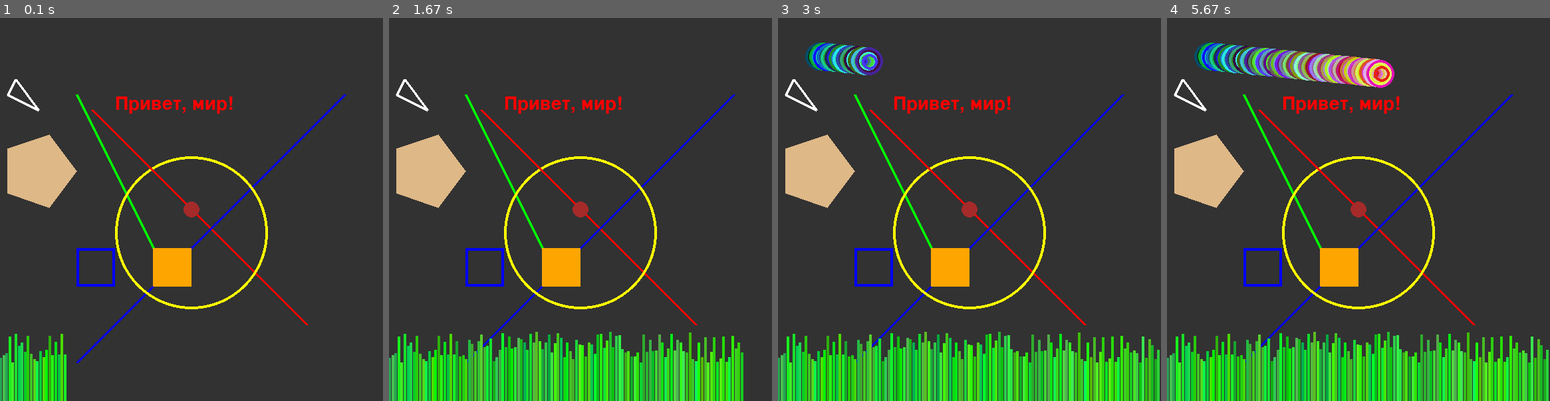
Above: before the commit, frames 1-4 (left to right).
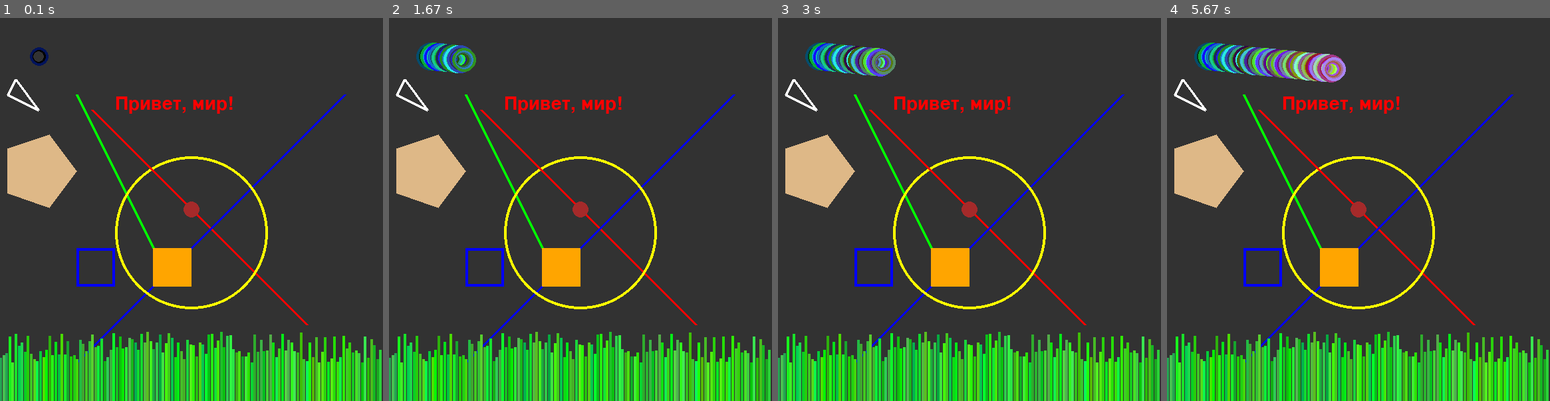
Above: after the commit, the same moments.

Repository: ShashkovS/drawzero
Game: pygame game, started from examples/simple_objects.py
The game is run twice, just before and just after one commit, with the same random seed, the same clock (stepped at 60 frames per second) and the same inputs.
Inputs:
- Up to frame 1 (0.1 s): no input
- Up to frame 2 (1.67 s): no input
- Up to frame 3 (3 s): no input
- Up to frame 4 (5.67 s): no input

The runs differ from the first frame. In frame 1, 10% of the frame differs, in the area x 7-100%, y 7-100%; in frame 2, 1.8%; in frame 3, 0.5%; in frame 4, 1.3%.

Commit message:
feat: optimizations, animations

Diff:
--- a/drawzero/__init__.py
+++ b/drawzero/__init__.py
@@ -1,6 +1,20 @@
-"""Draw Zero, a zero-boilerplate graphing library for education.
+"""
+Draw Zero, a zero-boilerplate graphing library for education.
+
+Functions:
+line(color='red', start=(100, 100), end=(200, 200))
+circle(color='red', pos=(100, 100), radius=10)
+filled_circle(color='red', pos=(100, 100), radius=10)
+rect(color='red', pos=(100, 100), width=500, height=200)
+filled_rect(color='red', pos=(100, 100), width=500, height=200)
+polygon(color='red', *points)
+filled_polygon(color='red', *points)
+text(color='red', text='', pos=(100, 100), fontsize=24)
+clear()
+fill(color='red')
+blit(image, pos)
 """
 
-__version__ = '0.1.4'
+__version__ = '0.1.10'
 
 from .drawzero import *
--- a/drawzero/drawzero.py
+++ b/drawzero/drawzero.py
@@ -1,5 +1,9 @@
-from . import renderer
-import time
+import os
+
+if os.environ.get('EJUDGE_MODE', False):
+    from . import renderer_ejudge as renderer
+else:
+    from . import renderer
 
 c_antiquewhite = (250, 235, 215)
 c_aliceblue = (240, 248, 255)
@@ -148,6 +152,8 @@
 THECOLORS = {obj[2:]: globals()[obj] for obj in locals() if obj.startswith('c_')}
 
 _ = lambda x: x  # That is for gettext localisation
+
+
 # _SECRET_PRINT = ''
 
 
@@ -230,7 +236,7 @@
 def line(color='red', start=(100, 100), end=(200, 200), *args):
     """Draw a line from start to end."""
     coords = _make_flat([start, end, args])
-    parms = _make_pos(coords[:2]), _make_pos(coords[2:4]), _make_color(color)
+    parms = _make_color(color), _make_pos(coords[:2]), _make_pos(coords[2:4])
     # print(_SECRET_PRINT, 'line', parms)
     renderer.draw_line(*parms)
 
@@ -238,7 +244,7 @@
 def circle(color='red', pos=(100, 100), radius=10, *args):
     """Draw a circle."""
     coords = _make_flat([pos, radius, args])
-    parms = _make_pos(coords[:2]), _make_int(*coords[2:3]), _make_color(color)
+    parms = _make_color(color), _make_pos(coords[:2]), _make_int(*coords[2:3])
     # print(_SECRET_PRINT, 'circle', parms)
     renderer.draw_circle(*parms)
 
@@ -246,7 +252,7 @@
 def filled_circle(color='red', pos=(100, 100), radius=10, *args):
     """Draw a filled circle."""
     coords = _make_flat([pos, radius, args])
-    parms = _make_pos(coords[:2]), _make_int(*coords[2:3]), _make_color(color)
+    parms = _make_color(color), _make_pos(coords[:2]), _make_int(*coords[2:3])
     # print(_SECRET_PRINT, 'filled_circle', parms)
     renderer.draw_filled_circle(*parms)
 
@@ -254,7 +260,7 @@
 def rect(color='red', pos=(100, 100), width=500, height=200, *args):
     """Draw a rectangle."""
     coords = _make_flat([pos, width, height, args])
-    parms = _make_rect(coords[:4]), _make_color(color)
+    parms = _make_color(color), _make_rect(coords[:4])
     # print(_SECRET_PRINT, 'rect', parms)
     renderer.draw_rect(*parms)
 
@@ -262,7 +268,7 @@
 def filled_rect(color='red', pos=(100, 100), width=500, height=200, *args):
     """Draw a filled rectangle."""
     coords = _make_flat([pos, width, height, args])
-    parms = _make_rect(coords[:4]), _make_color(color)
+    parms = _make_color(color), _make_rect(coords[:4])
     # print(_SECRET_PRINT, 'filled_rect', parms)
     renderer.draw_filled_rect(*parms)
 
@@ -283,7 +289,7 @@
 
 def text(color='red', text='', pos=(100, 100), fontsize=24, *args, **kwargs):
     """Draw text to the screen."""
-    parms = text, _make_pos(pos), _make_int(fontsize), _make_color(color)
+    parms = _make_color(color), text, _make_pos(pos), _make_int(fontsize)
     # print(_SECRET_PRINT, 'text', parms)
     renderer.draw_text(*parms)
 
@@ -327,16 +333,5 @@
 screen.draw.polygon = polygon
 screen.draw.filled_polygon = filled_polygon
 screen.draw.text = text
-sleep = time.sleep
-
-FPS = 1 / 60
-
-
-def tick(reps=1, *, _prev=[0]):
-    """Выждать такое время, чтобы частота обновления кадров была 60 FPS"""
-    for _ in range(reps):
-        cur = time.time()
-        dif = _prev[0] + FPS - cur
-        _prev[0] = cur
-        if dif > 0:
-            time.sleep(dif)
+tick = renderer.draw_tick
+sleep = renderer.draw_sleep
--- a/drawzero/renderer.py
+++ b/drawzero/renderer.py
@@ -21,81 +21,100 @@
     sys.exit(0)
 
 
+def _create_surface():
+    global _surface
+    if not _surface:
+        _surface = pygame.display.set_mode((surface_size, surface_size), pygame.locals.RESIZABLE)
+        _surface.fill((0, 0, 0))
+        pygame.display.set_caption('Draw Zero')
+
+
 def draw_resize(width: int, height: int):
     global _surface
     _surface = pygame.display.set_mode([width, height])
-    pygame.display.update()
+    # pygame.display.update()
 
 
-def draw_line(start: Pt, end: Pt, color: Clr):
+def draw_line(color: Clr, start: Pt, end: Pt):
     """Draw a line from start to end."""
+    _create_surface()
     pygame.draw.line(_surface, color, start, end, _dft_wid)
-    pygame.display.update()
+    # pygame.display.update()
 
 
-def draw_circle(pos: Pt, radius: int, color: Clr):
+def draw_circle(color: Clr, pos: Pt, radius: int):
     """Draw a circle."""
+    _create_surface()
     pygame.draw.circle(_surface, color, pos, radius, _dft_wid)
-    pygame.display.update()
+    # pygame.display.update()
 
 
-def draw_filled_circle(pos: Pt, radius: int, color: Clr):
+def draw_filled_circle(color: Clr, pos: Pt, radius: int):
     """Draw a filled circle."""
+    _create_surface()
     pygame.draw.circle(_surface, color, pos, radius, 0)
-    pygame.display.update()
+    # pygame.display.update()
 
 
-def draw_rect(rect: Rect, color: Clr):
+def draw_rect(color: Clr, rect: Rect):
     """Draw a rectangle."""
+    _create_surface()
     pygame.draw.rect(_surface, color, pygame.rect.Rect(rect), _dft_wid)
-    pygame.display.update()
+    # pygame.display.update()
 
 
-def draw_filled_rect(rect: Rect, color: Clr):
+def draw_filled_rect(color: Clr, rect: Rect):
     """Draw a filled rectangle."""
+    _create_surface()
     pygame.draw.rect(_surface, color, rect, 0)
-    pygame.display.update()
+    # pygame.display.update()
 
 
 def draw_polygon(color: Clr, points: List[Pt]):
     """Draw a polygon."""
+    _create_surface()
     pygame.draw.polygon(_surface, color, points, _dft_wid)
-    pygame.display.update()
+    # pygame.display.update()
 
 
 def draw_filled_polygon(color: Clr, points: List[Pt]):
     """Draw a filled polygon."""
+    _create_surface()
     pygame.draw.polygon(_surface, color, points, 0)
-    pygame.display.update()
+    # pygame.display.update()
 
 
-def draw_text(text: str, pos: Pt, fontsize: int, color: Clr):
+def draw_text(color: Clr, text: str, pos: Pt, fontsize: int):
     """Draw text."""
+    _create_surface()
     use_font = _fonts.get(fontsize, pygame.font.Font(None, fontsize))
     temp_surf = use_font.render(text, True, color)
     _surface.blit(temp_surf, pos)
-    pygame.display.update()
+    # pygame.display.update()
 
 
 def draw_fill(color: Clr):
     """Fill the screen with a solid color."""
+    _create_surface()
     _surface.fill(color)  # Заливаем всё чёрным
-    pygame.display.update()
+    # pygame.display.update()
 
 
 def draw_clear(color: Clr = (0, 0, 0)):
     """Fill the screen with a solid color."""
+    _create_surface()
     _surface.fill(color)  # Заливаем всё чёрным
-    pygame.display.update()
+    # pygame.display.update()
 
 
 def draw_blit(image: str, pos: Pt):
     """Draw the image to the screen at the given position."""
+    _create_surface()
     EXTNS = ['png', 'gif', 'jpg', 'jpeg', 'bmp']
     TYPE = 'image'
     path = image
     _surface.blit(pygame.image.load(path).convert_alpha(), pos)
-    pygame.display.update()
+    # pygame.display.update()
 
 
 def _resize(nw: int, nh: int):
@@ -104,41 +123,55 @@
     scaled = pygame.transform.smoothscale(_surface, (surface_size, surface_size))
     _surface = pygame.display.set_mode((surface_size, surface_size), pygame.locals.RESIZABLE)
     _surface.blit(scaled, (0, 0))
-    pygame.display.update()
+    # pygame.display.update()
 
 
-def draw_tick():
-    _fps.tick(60)
+def _display_update():
     try:
-        events = pygame.event.get()
+        pygame.display.update()
     except pygame.error:
         pygame.quit()
         sys.exit()
-    for event in events:
-        if event.type == pygame.QUIT:
+
+
+def draw_tick(r=1, *, display_update=True):
+    _create_surface()
+    if display_update:
+        _display_update()
+    for __ in range(r):
+        _fps.tick(30)
+        try:
+            events = pygame.event.get()
+        except pygame.error:
             pygame.quit()
             sys.exit()
-        elif event.type == pygame.VIDEORESIZE:
-            _resize(event.w, event.h)
+        for event in events:
+            if event.type == pygame.QUIT:
+                pygame.quit()
+                sys.exit()
+            elif event.type == pygame.VIDEORESIZE:
+                _resize(event.w, event.h)
 
 
 def draw_sleep(t: Union[int, float]):
-    ticks = int(t * 60 + 0.5)
-    for __ in range(ticks):
-        draw_tick()
+    _create_surface()
+    ticks = int(t * 30 + 0.5)
+    draw_tick(ticks)
 
 
 def draw_set_line_width(w):
+    _create_surface()
     global _dft_wid
     _dft_wid = w
 
 
 def _draw_go():
+    _display_update()
     while True:
-        draw_tick()
+        draw_tick(display_update=False)
 
 
-def _init_surface():
+def _init():
     if os.name == 'nt':
         # need to get screen size with scale factor for HDPI
         ctypes.windll.user32.SetProcessDPIAware()
@@ -148,12 +181,10 @@
     surface_size = 4 * min(w, h) // 5
     # set window position
     os.environ['SDL_VIDEO_WINDOW_POS'] = "{},{}".format((w - surface_size) // 2, (h - surface_size) // 2)
-    _surface = pygame.display.set_mode((surface_size, surface_size), pygame.locals.RESIZABLE)
-    _surface.fill((0, 0, 0))
-    pygame.display.set_caption('Draw Zero')
-    return surface_size, _surface
+    return surface_size
 
 
-surface_size, _surface = _init_surface()
+_surface = None
+surface_size = _init()
 
 atexit.register(_draw_go)
--- /dev/null
+++ b/drawzero/renderer_ejudge.py
@@ -0,0 +1,73 @@
+def jsonize(parms, sep=','):
+    if type(parms) == int or type(parms) == float:
+        return str(parms)
+    elif type(parms) == str:
+        return '"' + parms.replace('"', '\\"') + '"'
+    elif type(parms) == list or type(parms) == tuple:
+        return '[' + sep.join(map(jsonize, parms)) + ']'
+    else:
+        raise ValueError('Тип не поддерживается')
+
+
+def draw_resize(*parms):
+    print('resize', format(jsonize(parms, sep=', ')))
+
+
+def draw_line(*parms):
+    print('line', format(jsonize(parms, sep=', ')))
+
+
+def draw_circle(*parms):
+    print('circle', format(jsonize(parms, sep=', ')))
+
+
+def draw_filled_circle(*parms):
+    print('filled_circle', format(jsonize(parms, sep=', ')))
+
+
+def draw_rect(*parms):
+    print('rect', format(jsonize(parms, sep=', ')))
+
+
+def draw_filled_rect(*parms):
+    print('filled_rect', format(jsonize(parms, sep=', ')))
+
+
+def draw_polygon(*parms):
+    print('polygon', format(jsonize(parms, sep=', ')))
+
+
+def draw_filled_polygon(*parms):
+    print('filled_polygon', format(jsonize(parms, sep=', ')))
+
+
+def draw_text(*parms):
+    print('text', format(jsonize(parms, sep=', ')))
+
+
+def draw_fill(*parms):
+    print('fill', format(jsonize(parms, sep=', ')))
+
+
+def draw_clear(*parms):
+    print('clear', format(jsonize(parms, sep=', ')))
+
+
+def draw_blit(*parms):
+    print('blit', format(jsonize(parms, sep=', ')))
+
+
+def draw_tick(r=1):
+    print('tick({})'.format(r))
+
+
+def draw_sleep(t=1):
+    print('sleep({})'.format(t))
+
+
+def draw_set_line_width(w):
+    print('set_line_width({})'.format(w))
+    pass
+
+
+surface_size = 1000
--- /dev/null
+++ b/examples/planet_animation.py
@@ -0,0 +1,24 @@
+from drawzero import *
+from math import sin, cos, pi
+
+filled_circle(c_red, (500, 500), 100)
+
+r_e_o = 400
+r_e_r = 30
+phi_e = 2 * pi / 180
+
+r_m_o = 100
+r_m_r = 10
+phi_m = 2 * pi / 15
+
+for i in range(1000):
+    e_x = 500 + r_e_o * cos(phi_e * i)
+    e_y = 500 + r_e_o * sin(phi_e * i)
+    m_x = e_x + r_m_o * cos(phi_m * i)
+    m_y = e_y + r_m_o * sin(phi_m * i)
+
+    filled_circle(c_blue, (e_x, e_y), r_e_r)
+    filled_circle(c_yellow, (m_x, m_y), r_m_r)
+    tick()
+    filled_circle(c_black, (e_x, e_y), r_e_r)
+    filled_circle(c_black, (m_x, m_y), r_m_r)
--- /dev/null
+++ b/examples/sin_plot.py
@@ -0,0 +1,10 @@
+from drawzero import *
+from math import sin, cos
+
+
+line('blue', 0, 500, 1000, 500)
+line('blue', 500, 0, 500, 1000)
+
+for i in range(0, 1000, 3):
+    j = i + 3
+    line('red', i, 500+100*sin(i/100), j, 500+100*sin(j/100))
--- a/setup.py
+++ b/setup.py
@@ -3,6 +3,11 @@
 
 # Note: To use the 'upload' functionality of this file, you must:
 #   $ pip install twine
+
+# build and upload
+# python setup.py sdist bdist_wheel
+# twine upload dist/*
+
 
 import io
 import os
